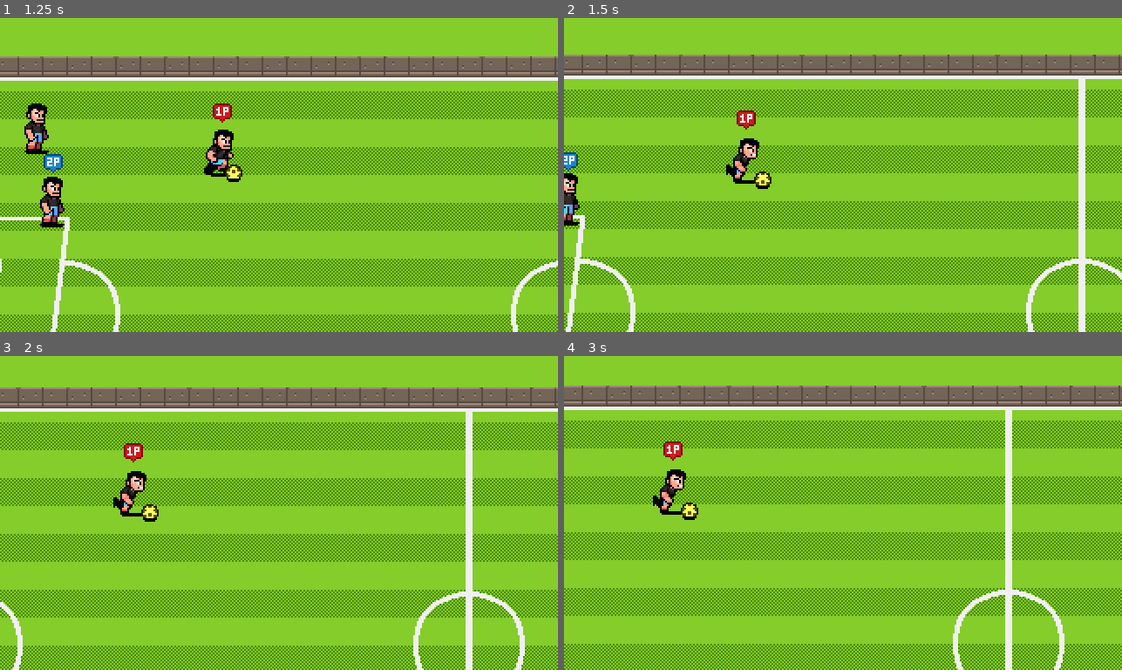
Above: before the commit, frames 1-4 (two rows, left to right).
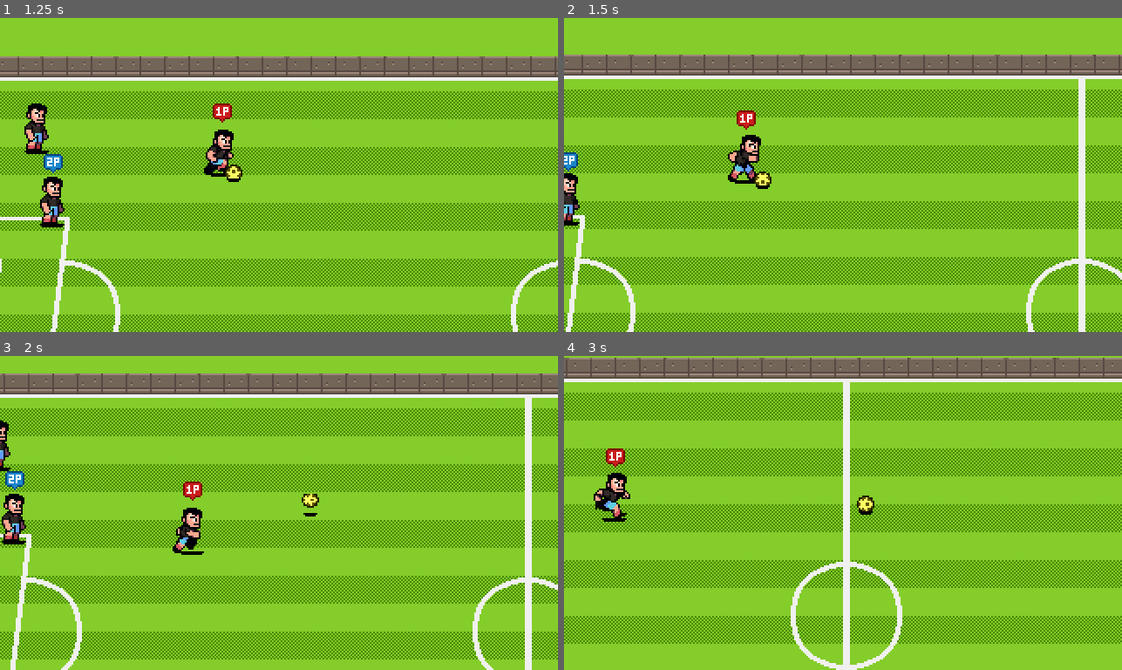
Above: after the commit, the same moments.

Repository: whitelonely/SuperSoccer
Game: Godot game, scene res://scenes/world.tscn
Two runs of this game, one before a commit and one after it. Both use one fixed random seed, a clock stepped at 60 frames per second and the inputs below.
Inputs:
- Up to frame 1 (1.25 s): hold D (p1_right) from 0.53 s (still down); tap J (p1_pass) at 0.6 s
- Up to frame 2 (1.5 s): release D (p1_right) at 1.28 s; hold S (p1_down) from 1.28 s (still down); tap K (p1_shoot) at 1.35 s
- Up to frame 3 (2 s): keep holding S (p1_down)
- Up to frame 4 (3 s): release S (p1_down) at 2.03 s; hold D (p1_right) 2.03-2.78 s; tap Down (p2_down) at 2.1 s; hold W (p1_up) from 2.78 s (still down); tap Left (p2_left) at 2.85 s

Frame 1 is identical in both runs. In frame 2, 0.5% of the frame differs, in the area x 29-36%, y 37-53%; in frame 3, 38%; in frame 4, 60%, in the area x 0-100%, y 0-100%.

Commit message:
修复诸多bug，如高传球bug等

Diff:
--- a/scenes/ball/ball.tscn
+++ b/scenes/ball/ball.tscn
@@ -71,6 +71,8 @@
 collision_layer = 4
 sync_to_physics = false
 script = ExtResource("1_stoaj")
+air_connect_min_height = 10.0
+air_connect_max_height = 30.0
 friction_air = 35.0
 friction_ground = 250.0
 
--- a/scenes/characters/player.tscn
+++ b/scenes/characters/player.tscn
@@ -18,6 +18,54 @@
 "transitions": PackedFloat32Array(1),
 "update": 1,
 "values": [0]
+}
+
+[sub_resource type="Animation" id="Animation_qgnko"]
+resource_name = "bicycle_kick"
+length = 0.4
+step = 0.1
+tracks/0/type = "value"
+tracks/0/imported = false
+tracks/0/enabled = true
+tracks/0/path = NodePath("Sprite2D:frame")
+tracks/0/interp = 1
+tracks/0/loop_wrap = true
+tracks/0/keys = {
+"times": PackedFloat32Array(0, 0.1, 0.2, 0.3),
+"transitions": PackedFloat32Array(1, 1, 1, 1),
+"update": 1,
+"values": [36, 37, 38, 39]
+}
+tracks/1/type = "method"
+tracks/1/imported = false
+tracks/1/enabled = true
+tracks/1/path = NodePath(".")
+tracks/1/interp = 1
+tracks/1/loop_wrap = true
+tracks/1/keys = {
+"times": PackedFloat32Array(0.4),
+"transitions": PackedFloat32Array(1),
+"values": [{
+"args": [],
+"method": &"on_animation_complete"
+}]
+}
+
+[sub_resource type="Animation" id="Animation_2l4js"]
+resource_name = "header"
+length = 0.2
+step = 0.1
+tracks/0/type = "value"
+tracks/0/imported = false
+tracks/0/enabled = true
+tracks/0/path = NodePath("Sprite2D:frame")
+tracks/0/interp = 1
+tracks/0/loop_wrap = true
+tracks/0/keys = {
+"times": PackedFloat32Array(0, 0.1),
+"transitions": PackedFloat32Array(1, 1),
+"update": 1,
+"values": [24, 25]
 }
 
 [sub_resource type="Animation" id="Animation_yewv4"]
@@ -140,37 +188,6 @@
 "values": [30]
 }
 
-[sub_resource type="Animation" id="Animation_qgnko"]
-resource_name = "bicycle_kick"
-length = 0.4
-step = 0.1
-tracks/0/type = "value"
-tracks/0/imported = false
-tracks/0/enabled = true
-tracks/0/path = NodePath("Sprite2D:frame")
-tracks/0/interp = 1
-tracks/0/loop_wrap = true
-tracks/0/keys = {
-"times": PackedFloat32Array(0, 0.1, 0.2, 0.3),
-"transitions": PackedFloat32Array(1, 1, 1, 1),
-"update": 1,
-"values": [36, 37, 38, 39]
-}
-tracks/1/type = "method"
-tracks/1/imported = false
-tracks/1/enabled = true
-tracks/1/path = NodePath(".")
-tracks/1/interp = 1
-tracks/1/loop_wrap = true
-tracks/1/keys = {
-"times": PackedFloat32Array(0.4),
-"transitions": PackedFloat32Array(1),
-"values": [{
-"args": [],
-"method": &"on_animation_complete"
-}]
-}
-
 [sub_resource type="Animation" id="Animation_7vyk4"]
 resource_name = "volley_kick"
 length = 0.3
@@ -200,23 +217,6 @@
 "args": [],
 "method": &"on_animation_complete"
 }]
-}
-
-[sub_resource type="Animation" id="Animation_2l4js"]
-resource_name = "header"
-length = 0.2
-step = 0.1
-tracks/0/type = "value"
-tracks/0/imported = false
-tracks/0/enabled = true
-tracks/0/path = NodePath("Sprite2D:frame")
-tracks/0/interp = 1
-tracks/0/loop_wrap = true
-tracks/0/keys = {
-"times": PackedFloat32Array(0, 0.1),
-"transitions": PackedFloat32Array(1, 1),
-"update": 1,
-"values": [24, 25]
 }
 
 [sub_resource type="AnimationLibrary" id="AnimationLibrary_dyp2m"]
--- a/scripts/ball.gd
+++ b/scripts/ball.gd
@@ -4,7 +4,11 @@
 const BOUNCINESS := 0.8
 const DISTANCE_HIGH_PASS := 130
 
-enum State {CARRIED, FREEFORM, SHOT}
+enum State {
+	CARRIED,
+	FREEFORM,
+	SHOT
+}
 
 #const FRICTION_AIR := 35.0
 #const FRICTION_GROUND := 250.0
--- a/scripts/ball_states/ball_state_carried.gd
+++ b/scripts/ball_states/ball_state_carried.gd
@@ -12,7 +12,7 @@
 	assert(carrier != null)
 
 func _process(delta: float) -> void:
-	var vx = 0.0
+	var vx := 0.0
 	dribble_time += delta
 
 	if carrier.velocity != Vector2.ZERO:
--- a/scripts/ball_states/ball_state_freeform.gd
+++ b/scripts/ball_states/ball_state_freeform.gd
@@ -8,7 +8,7 @@
 	ball.carrier = body
 	state_transition_requested.emit(Ball.State.CARRIED)
 
-func _process(delta: float) -> void:
+func _physics_process(delta: float) -> void:
 	set_ball_anim_from_velocity()
 	var friction := ball.friction_air if ball.height > 0 else ball.friction_ground
 	ball.velocity = ball.velocity.move_toward(Vector2.ZERO, friction * delta)
--- a/scripts/characters_states/player_state.gd
+++ b/scripts/characters_states/player_state.gd
@@ -11,10 +11,8 @@
 var ball_detection_area : Area2D = null
 
 func setup(
-	context_player: Player,
-	context_data: PlayerStateData,
-	content_anim_player: AnimationPlayer,
-	context_ball: Ball,
+	context_player: Player, context_data: PlayerStateData,
+	content_anim_player: AnimationPlayer, context_ball: Ball,
 	context_teammate_dect_area: Area2D,
 	context_ball_detection_area: Area2D
 	) -> void:
--- a/scripts/characters_states/player_state_data.gd
+++ b/scripts/characters_states/player_state_data.gd
@@ -9,6 +9,7 @@
 func set_shot_direction(direction: Vector2) -> PlayerStateData:
 	shot_direction = direction
 	return self
+
 func set_shot_power(power: float) -> PlayerStateData:
 	shot_power = power
 	return self
--- a/scripts/characters_states/player_state_moving.gd
+++ b/scripts/characters_states/player_state_moving.gd
@@ -24,13 +24,11 @@
 			transition_state(Player.State.PASSING)
 		elif KeyUtils.is_action_just_pressed(player.control_scheme, KeyUtils.ACTION.SHOOT):
 			transition_state(Player.State.PREPPING_SHOT)
-	elif ball.can_air_interact():
-		if KeyUtils.is_action_just_pressed(player.control_scheme, KeyUtils.ACTION.SHOOT):
-			if player.velocity == Vector2.ZERO:
-				pass
-			else:
-				transition_state(Player.State.HEADER)
-		pass
+	elif ball.can_air_interact() and KeyUtils.is_action_just_pressed(player.control_scheme, KeyUtils.ACTION.SHOOT):
+		if player.velocity == Vector2.ZERO:
+			pass
+		else:
+			transition_state(Player.State.HEADER)
 
 	#if player.velocity != Vector2.ZERO and KeyUtils.is_action_just_pressed(player.control_scheme, KeyUtils.ACTION.SHOOT):
 		#state_transition_requested.emit(Player.State.TACKLING)
--- a/scripts/characters_states/player_state_passing.gd
+++ b/scripts/characters_states/player_state_passing.gd
@@ -17,7 +17,8 @@
 	var players_in_view := teammate_dect_area.get_overlapping_bodies()
 	# 剔除自己与敌方
 	var teammates_in_view := players_in_view.filter(
-		func(p: Player): return p != player
+		func(p: Player):
+			return p != player
 	)
 	# 根据距离排序
 	teammates_in_view.sort_custom(
--- a/scripts/characters_states/player_state_prepping_shot.gd
+++ b/scripts/characters_states/player_state_prepping_shot.gd
@@ -15,7 +15,7 @@
 
 func _process(delta: float) -> void:
 	shot_direction += KeyUtils.get_input_vector(player.control_scheme) * delta
-	if KeyUtils.is_action_just_pressed(player.control_scheme, KeyUtils.ACTION.SHOOT):
+	if KeyUtils.is_action_just_released(player.control_scheme, KeyUtils.ACTION.SHOOT):
 		var duration_press := clampf(Time.get_ticks_msec() - time_start_shot, 0.0, DURATION_MAX_BONUS)
 		var ease_time := duration_press / DURATION_MAX_BONUS
 		var bonus := ease(ease_time, EASE_REWARD_FACTOR)
--- a/scripts/characters_states/player_state_recovering.gd
+++ b/scripts/characters_states/player_state_recovering.gd
@@ -1,14 +1,14 @@
 class_name PlayerStateRecovering
 extends PlayerState
 
-const  DURATION_RECOVER := 300
-var time_start_recover := Time.get_ticks_msec()
+const  DURATION_RECOVERY := 300
+var time_start_recovery := Time.get_ticks_msec()
 
 func _enter_tree() -> void:
-	time_start_recover = Time.get_ticks_msec()
+	time_start_recovery = Time.get_ticks_msec()
 	player.velocity = Vector2.ZERO
 	animation_player.play("recover")
 
 func _process(_delta: float) -> void:
-	if Time.get_ticks_msec() - time_start_recover > DURATION_RECOVER:
+	if Time.get_ticks_msec() - time_start_recovery > DURATION_RECOVERY:
 		transition_state(Player.State.MOVING)
--- a/scripts/player.gd
+++ b/scripts/player.gd
@@ -10,10 +10,15 @@
 
 enum ControlScheme {CPU, P1, P2}
 enum State {
-	MOVING, TACKLING,
-	RECOVERING, PREPPING_SHOT,
-	SHOOTING, PASSING,
-	HEADER, VOLLEY_KICK, BICYCLE_KICK
+	MOVING,
+	TACKLING,
+	RECOVERING,
+	PREPPING_SHOT,
+	SHOOTING,
+	PASSING,
+	HEADER,
+	VOLLEY_KICK,
+	BICYCLE_KICK
 }
 
 @export var ball : Ball
@@ -47,11 +52,7 @@
 	if current_state != null:
 		current_state.queue_free()
 	current_state = state_factory.get_fresh_state(state)
-	current_state.setup(
-		self, state_data,
-		animation_player, ball,
-		teammate_dect_area,
-		ball_detection_area)
+	current_state.setup(self, state_data, animation_player, ball, teammate_dect_area, ball_detection_area)
 	current_state.state_transition_requested.connect(switch_state.bind())
 	current_state.name = "玩家状态机：" + str(state)
 	call_deferred("add_child", current_state)
@@ -86,7 +87,7 @@
 	# 简写方案
 	#player_sprite.flip_h = true if heading == Vector2.RIGHT else false
 
-# 精灵可见性控制
+# 精灵头顶标识可见性控制
 func set_sprite_visibility() -> void:
 	control_sprite.visible = has_ball() or not control_scheme == ControlScheme.CPU
 
--- a/scripts/utils/key_utils.gd
+++ b/scripts/utils/key_utils.gd
@@ -1,7 +1,12 @@
 extends Node
 
 enum ACTION {
-	LEFT, RIGHT, UP, DOWN, SHOOT, PASS
+	LEFT,
+	RIGHT,
+	UP,
+	DOWN,
+	SHOOT,
+	PASS
 }
 
 const ACTION_MAP : Dictionary = {
@@ -32,3 +37,6 @@
 
 func is_action_just_pressed(scheme: Player.ControlScheme, action: ACTION) -> bool:
 	return Input.is_action_just_pressed(ACTION_MAP[scheme][action])
+
+func is_action_just_released(scheme: Player.ControlScheme, action: ACTION) -> bool:
+	return Input.is_action_just_released(ACTION_MAP[scheme][action])
